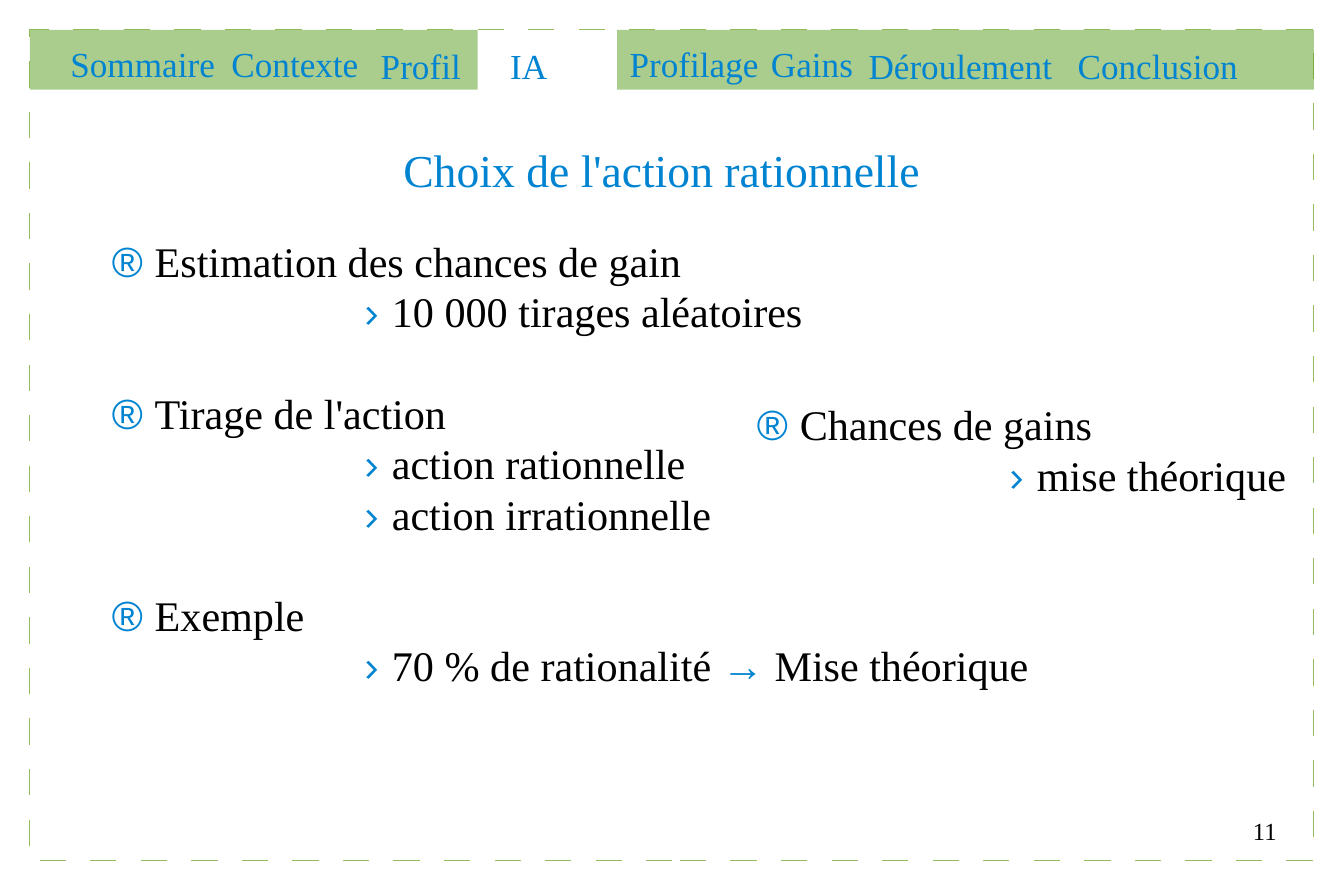
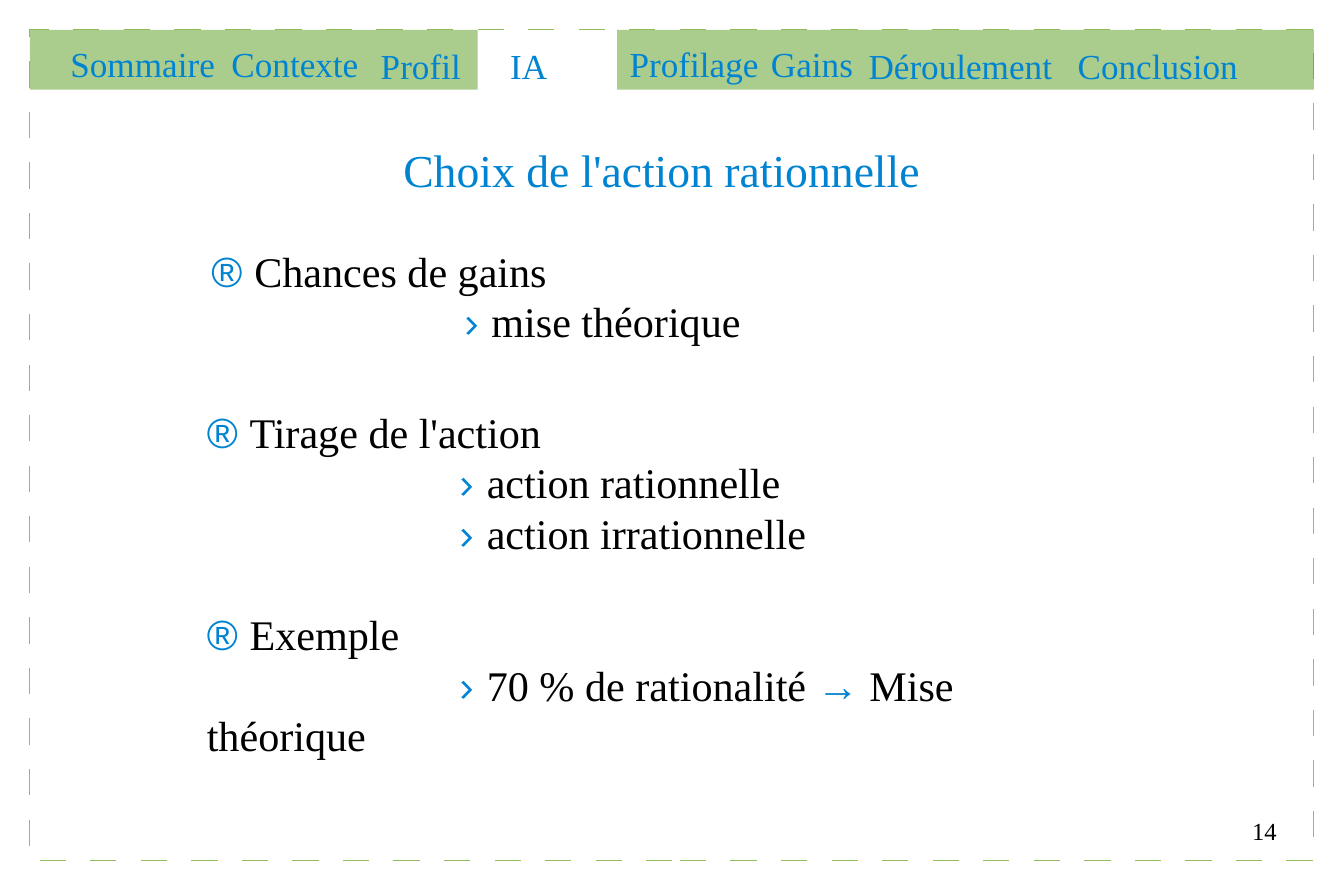
Before and after one commit to Gouga34/TERM1_Poker, a slide deck: slide 14 of Soutenance/presentation.odp (slide 11 before the commit). Drawn at 1344x896 pixels with LibreOffice and Linux fonts; fonts in the diff are those of the drawing. Boxes give left, top, right and bottom in pixels: in the first picture for what was removed or moved away, otherwise in the second. Text is boxed around its words. In the diff, an @@ line names an element or a change of style, - is before the commit and + after.

```diff
--- a/Soutenance/presentation.odp
+++ b/Soutenance/presentation.odp
@@ text "® Chances de gains": place and size @@
-text "® Chances de gains" at bbox=[800, 410, 1286, 499]
+text "® Chances de gains" at bbox=[254, 257, 740, 346]
@@ text at bbox=[155, 247, 802, 336]: paragraphs removed @@
-® Estimation des chances de gain
-› 10 000 tirages aléatoires
@@ text "® Tirage de l'action": place and size @@
-text "® Tirage de l'action" at bbox=[155, 247, 1028, 690]
+text "® Tirage de l'action" at bbox=[207, 418, 953, 760]
@@ page number at bbox=[1252, 823, 1277, 840]: text changed @@
-11
+14
```
Also in this commit, not shown: 10 other slides changed, 4 slides added, 1 slide removed, 8 other files.
